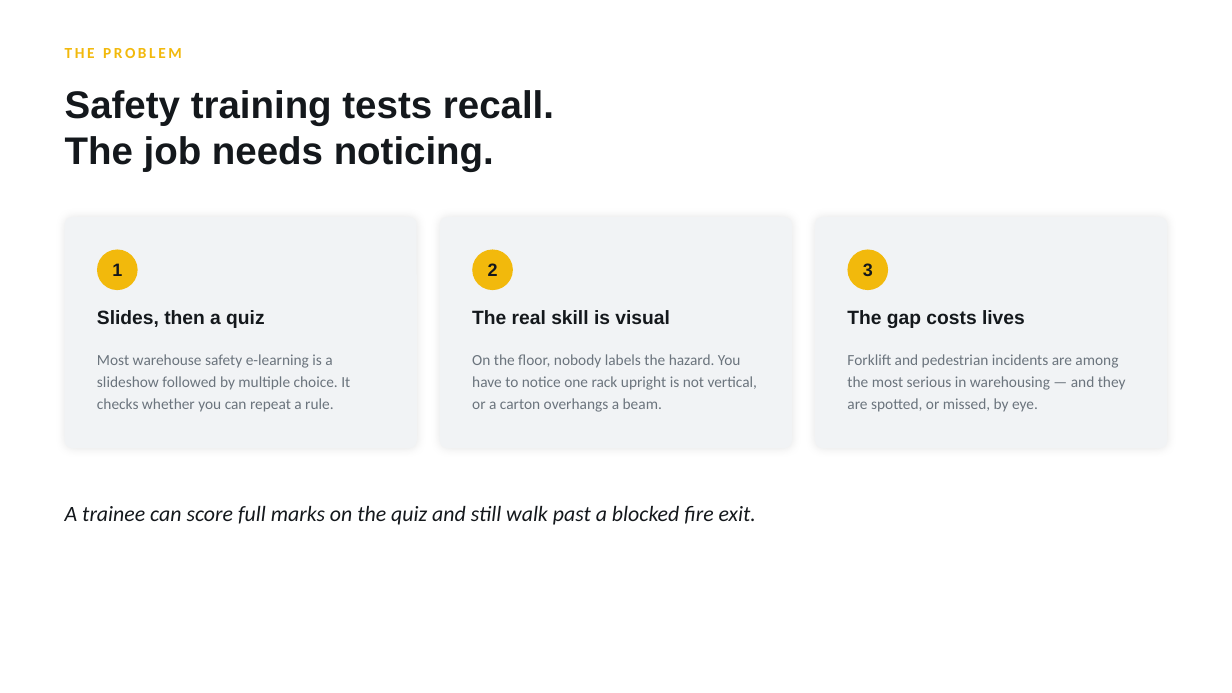
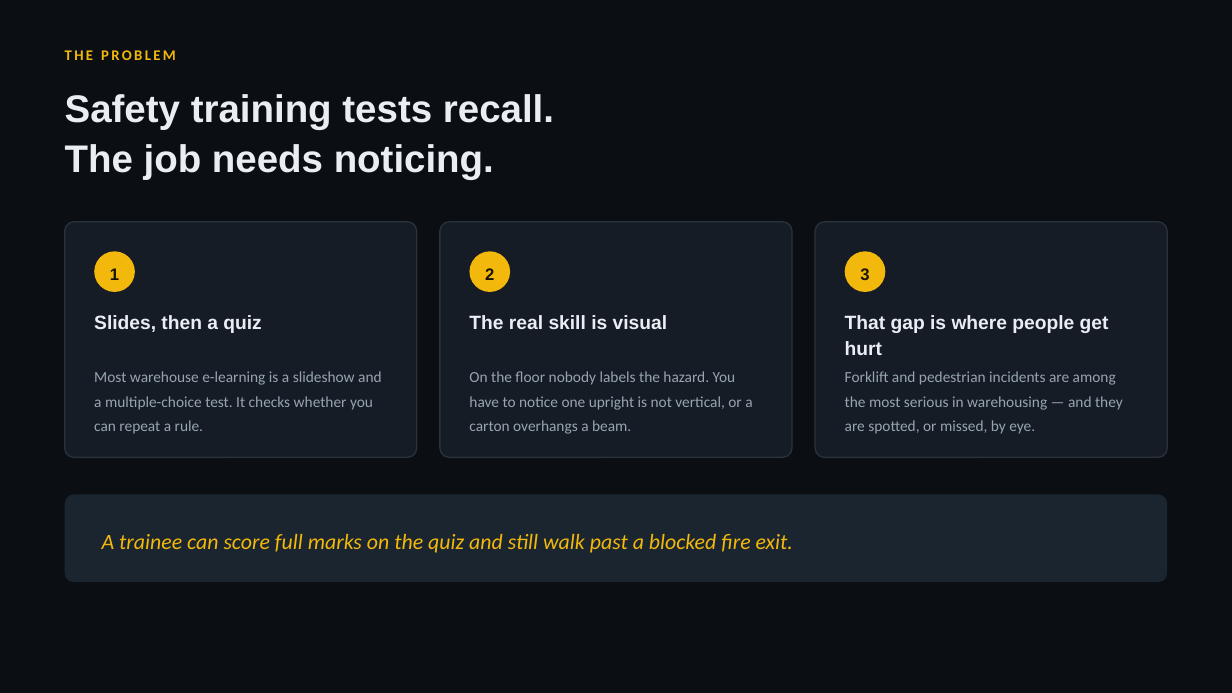
Before and after one commit to kushalthewave/interprize-project, a slide deck: slide 2 of Beat-The-Hazard-Presentation.pptx. Drawn at 1232x693 pixels with LibreOffice and Linux fonts; fonts in the diff are those of the drawing. Boxes give left, top, right and bottom in pixels: in the first picture for what was removed or moved away, otherwise in the second. Text is boxed around its words. In the diff, an @@ line names an element or a change of style, - is before the commit and + after.

```diff
--- a/Beat-The-Hazard-Presentation.pptx
+++ b/Beat-The-Hazard-Presentation.pptx
@@ background #FFFFFF to #0B0F14 @@
@@ text "THE PROBLEM" at box(65, 50, 176, 60): size 12 to 11.5 pt, letter spacing 2 to 1.8 pt; line spacing 1 to 1.2 @@
@@ text "Safety training tests recall." at box(65, 94, 554, 180): text colour #14181C to #E9EEF4; line spacing 1 to 1.1 @@
@@ rounded rectangle: place and size @@
-rounded rectangle at box(65, 217, 417, 448)
+rounded rectangle at box(65, 222, 417, 457)
@@ rounded rectangle: place and size @@
-rounded rectangle at box(440, 217, 792, 448)
+rounded rectangle at box(440, 222, 792, 457)
@@ fill #F1F3F5 to #151C25; outline none to #2A323B 1 pt; shadow off; proportions changed in 3 elements at box(65, 222, 417, 457), box(440, 222, 792, 457), box(815, 222, 1167, 457) @@
@@ rounded rectangle: place and size @@
-rounded rectangle at box(815, 217, 1167, 448)
+rounded rectangle at box(815, 222, 1167, 457)
@@ size 14 to 13 pt, text colour #14181C to #1A1204; line spacing 1 to 1.2 in 3 elements at box(110, 268, 119, 280), box(485, 268, 494, 280), box(860, 268, 869, 280) @@
@@ text "Slides, then a quiz" at box(94, 315, 261, 333): text colour #14181C to #E9EEF4; line spacing 1 to 1.15 @@
@@ text "The real skill is visual" at box(469, 315, 668, 329): text colour #14181C to #E9EEF4; line spacing 1 to 1.15 @@
@@ text at box(845, 315, 1109, 355): text changed; text colour #14181C to #E9EEF4 @@
-The gap costs lives
+That gap is where people get hurt
@@ text at box(94, 371, 382, 434): text changed; text colour #6B747D to #97A4B2 @@
-Most warehouse safety e-learning is a slideshow followed by multiple choice. It checks whether you can repeat a rule.
+Most warehouse e-learning is a slideshow and a multiple-choice test. It checks whether you can repeat a rule.
@@ text at box(469, 371, 752, 434): text changed; text colour #6B747D to #97A4B2 @@
-On the floor, nobody labels the hazard. You have to notice one rack upright is not vertical, or a carton overhangs a beam.
+On the floor nobody labels the hazard. You have to notice one upright is not vertical, or a carton overhangs a beam.
@@ text "Forklift and pedestrian incidents are ...": place and size @@
-text "Forklift and pedestrian incidents are ..." at box(847, 354, 1126, 412)
+text "Forklift and pedestrian incidents are ..." at box(845, 371, 1123, 434)
@@ text "Forklift and pedestrian incidents are ..." at box(845, 371, 1123, 434): text colour #6B747D to #97A4B2; line spacing 1.2 to 1.35 @@
@@ rounded rectangle added at box(65, 494, 1167, 582), fill #1B2530 @@
@@ text "A trainee can score full ...": place and size @@
-text "A trainee can score full ..." at box(65, 506, 756, 525)
+text "A trainee can score full ..." at box(102, 534, 793, 553)
@@ text "A trainee can score full ..." at box(102, 534, 793, 553): text colour #14181C to #F2B90C; vertical alignment top to middle @@
```
Also in this commit, not shown: 9 other slides changed, 8 slides added, 5 slides removed, 2 other files.
